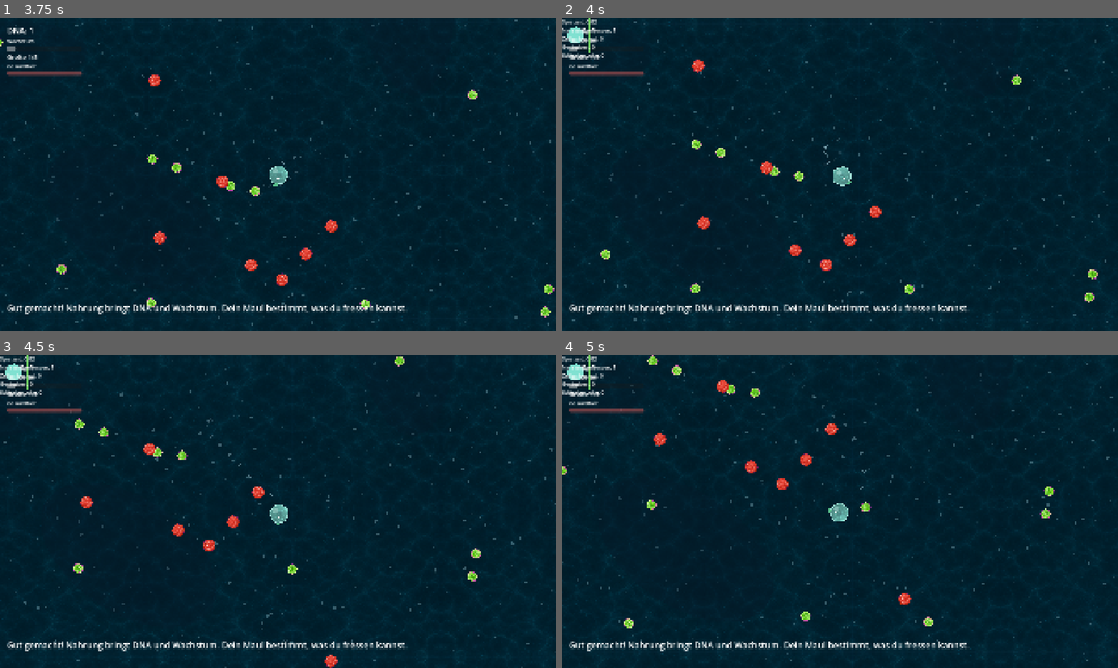
Above: before the commit, frames 1-4 (two rows, left to right).
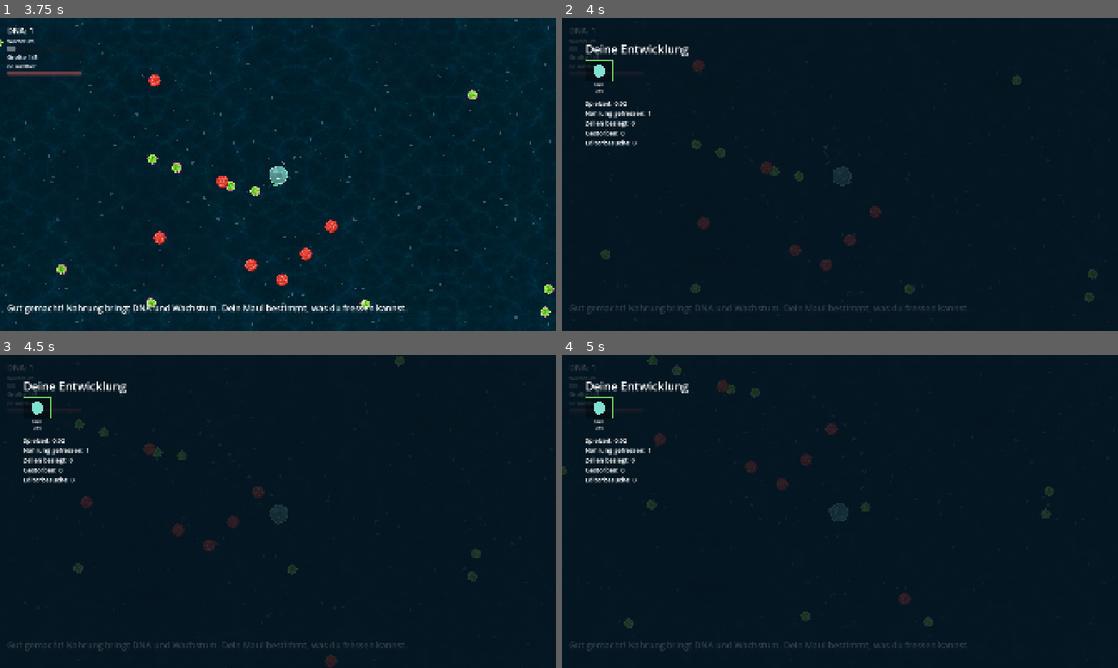
Above: after the commit, the same moments.

Repository: Mayo73/agenthub-backup
Game: Godot game, scene res://scenes/main.tscn
The game is run twice, just before and just after one commit, with the same random seed, the same clock (stepped at 60 frames per second) and the same inputs.
Inputs (mouse positions are in pixels of both pictures, inside the frame that each line leads up to):
- Up to frame 1 (3.75 s): click "Neue Partie: Pflanzenfresser" at 0.5 s; click "Neue Partie: Fleischfresser" at 1.25 s; tap Enter at 2 s; move the mouse to (400, 158) at 2.02 s; hold D (rechts) 2.03-2.75 s; hold W (hoch) 2.03-2.75 s; tap E (entwickeln) at 2.1 s; click (400, 158) at 2.17 s; drag from (166, 190) to (250, 237) at 2.77 s; move the mouse to (333, 105) at 3.52 s; hold D (rechts) from 3.53 s (still down); hold S (runter) from 3.53 s (still down); click (333, 105) at 3.67 s
- Up to frame 2 (4 s): keep holding D (rechts); keep holding S (runter); tap T (zeitstrahl) at 3.8 s
- Up to frame 3 (4.5 s): release D (rechts) at 4.25 s; release S (runter) at 4.25 s; drag from (250, 574) to (111, 464) at 4.27 s
- Up to frame 4 (5 s): no input

Frame 1 is identical in both runs. In frame 2, 5.4% of the frame differs, in the area x 0-100%, y 0-100%; in frame 3, 5.5%; in frame 4, 5.5%.

Commit message:
Review: Zeitstrahl nachgebessert, T-0433 Knopf "Zum Fisch entwickeln"
- TimelineView: Titel, Leiste und Statistik in einer VBox mit Hintergrund,
  Abstand GAP als Theme-Konstante; use_fullscreen() im Spiel, use_compact()
  im Editor statt Titel nach dem ersten Zeigen dauerhaft auszublenden
- TimelineItem: Beschriftungen fest unter dem Bild statt vor dem Layout
  berechnet
- Editor: Zeitstrahl liegt jetzt im Panel (vorher unter dem Hintergrund),
  die Zellansicht ist nicht mehr um 170 px verschoben
- start_new: Starteintrag erst nach Ernaehrung und Aussehen der neuen Zelle
- Pausemenue: Zeitstrahl direkt unter Weiter, Oeffnen aus der Pause hebt
  die Pause richtig auf; T oeffnet ihn nicht im Menue oder Editor
- test_pause_menu.gd: die von T-0429 entfernten Tests wiederhergestellt
- T-0433 selbst umgesetzt (5 Fehlversuche: Lambdas fingen bool-Werte ein)
- leere Datei run_tests.gd.py entfernt

Co-Authored-By: Claude Opus 5.5 <noreply@anthropic.com>

Diff:
--- a/scripts/cell_editor.gd
+++ b/scripts/cell_editor.gd
@@ -4,6 +4,8 @@
 
 ## Neuer Aufbau nach Bestätigen, unveränderter Aufbau nach Abbrechen.
 signal finished(build: CellBuild)
+## Klick auf „Zum Fisch entwickeln“: der aktuelle Aufbau (DNA ist schon verrechnet).
+signal evolve_requested(build: CellBuild)
 
 const COLORS := [Color("#7FE0D0"), Color("#6CCB5F"), Color("#E0C060"), Color("#D98FE0"), Color("#E07F7F"), Color("#7FA8E0")]
 
@@ -22,6 +24,8 @@
 var redo_button: Button
 var symmetry_button: CheckButton
 var background_image: TextureRect
+var evolve_button: Button
+var evolve_hint: Label
 var look: CellLook
 var look_box: VBoxContainer
 var color_buttons: Array[Button] = []
@@ -47,18 +51,18 @@
 	background_image.stretch_mode = TextureRect.STRETCH_KEEP_ASPECT_COVERED
 	background_image.mouse_filter = Control.MOUSE_FILTER_IGNORE
 	view_layer.add_child(background_image)
-	timeline_view = TimelineView.new()
-	timeline_view.name = "Timeline"
-	timeline_view.position = Vector2(24, 16)
-	timeline_view.custom_minimum_size = Vector2(800, 150)
-	add_child(timeline_view)
 	canvas = CellEditorCanvas.new()
 	canvas.name = "Canvas"
-	canvas.position = Vector2(0, 170)
 	view_layer.add_child(canvas)
 	panel = CellEditorPanel.new()
 	panel.name = "Panel"
 	add_child(panel)
+	# Zeitstrahl oben zwischen Teile-Auswahl (links) und Info-Spalte (rechts)
+	timeline_view = TimelineView.new()
+	timeline_view.name = "Timeline"
+	timeline_view.position = Vector2(420, 16)
+	timeline_view.use_compact(Vector2(1080, 144))
+	panel.add_child(timeline_view)
 	tools = HBoxContainer.new()
 	tools.name = "Tools"
 	tools.position = Vector2(24, 990)
@@ -79,6 +83,17 @@
 	panel.part_selected.connect(func(id: String) -> void: canvas.place_id = id)
 	panel.confirm_pressed.connect(confirm)
 	panel.cancel_pressed.connect(cancel)
+	evolve_button = Button.new()
+	evolve_button.name = "EvolveButton"
+	evolve_button.text = "Zum Fisch entwickeln"
+	evolve_button.custom_minimum_size = Vector2(360, 52)
+	evolve_button.disabled = true
+	panel.info.add_child(evolve_button)
+	evolve_hint = Label.new()
+	evolve_hint.name = "EvolveHint"
+	evolve_hint.visible = false
+	panel.info.add_child(evolve_hint)
+	evolve_button.pressed.connect(evolve)
 	canvas.changed.connect(_on_changed)
 
 	look_box = VBoxContainer.new()
@@ -204,3 +219,21 @@
 ## Zeitstrahl anzeigen, damit man sieht, woher die Zelle kommt.
 func show_timeline(t: EvolutionTimeline) -> void:
 	timeline_view.show_timeline(t)
+
+
+## Sperrt oder öffnet den Knopf „Zum Fisch entwickeln“; hint sagt, was noch fehlt.
+func set_fish_ready(ready: bool, hint: String) -> void:
+	evolve_button.disabled = not ready
+	evolve_hint.text = hint
+	evolve_hint.visible = not ready and hint != ""
+
+
+## Wie confirm(), meldet den Aufbau aber mit evolve_requested statt finished.
+func evolve() -> void:
+	if evolve_button.disabled:
+		return
+	var b := session.confirm(progress)
+	if b == null:
+		return
+	confirmed = true
+	evolve_requested.emit(b)
--- a/scripts/evolution_timeline.gd
+++ b/scripts/evolution_timeline.gd
@@ -33,10 +33,6 @@
 
 func add_without_phase(kind: String, label: String, diet: String, time: float, color: Color) -> void:
 	add(kind, label, diet, time, color, "zelle")
-
-
-func start_new(diet: String) -> void:
-	entries.clear()
 
 
 func size() -> int:
--- a/scripts/main.gd
+++ b/scripts/main.gd
@@ -169,6 +169,7 @@
 
 	timeline_view = TimelineView.new()
 	timeline_view.name = "TimelineView"
+	timeline_view.use_fullscreen()
 	var timeline_layer = CanvasLayer.new()
 	timeline_layer.name = "TimelineLayer"
 	timeline_layer.layer = 6
@@ -453,6 +454,7 @@
 	editor.show_timeline(timeline)
 	editor.set_look(player.look.copy())
 	editor.finished.connect(close_editor)
+	editor.set_fish_ready(FishReadiness.is_ready(progress, unlocks), FishReadiness.missing_text(progress, unlocks))
 	hint("editor")
 	editor.canvas.changed.connect(func() -> void: audio.play("teil_setzen"))
 	add_click_sounds(editor)
@@ -484,12 +486,12 @@
 	player_health.reset()
 	unlocks = PartUnlocks.new()
 	mate = MateCall.new()
-	timeline.start_new(diet)
-	add_timeline(EvolutionTimeline.START, "Start")
 	player.diet = diet
 	player.set_build(CellBuild.starter(diet))
 	player.set_stage(0)
 	player.set_look(CellLook.new())
+	timeline = EvolutionTimeline.new()
+	add_timeline(EvolutionTimeline.START, "Start")
 	hud.show_progress(progress)
 	autosave = true
 	hints = TutorialHints.new()
@@ -569,13 +571,14 @@
 
 func _on_pause_open_timeline() -> void:
 	if paused:
-		paused = false
-		pause_menu.close()
+		toggle_pause()
 	toggle_timeline()
 
 
 ## Öffnet/Schließt die Zeitstrahl-Ansicht.
 func toggle_timeline() -> void:
+	if not timeline_view.visible and (in_menu or editor_open):
+		return
 	if timeline_view.visible:
 		timeline_view.visible = false
 	else:
--- a/scripts/pause_menu.gd
+++ b/scripts/pause_menu.gd
@@ -35,9 +35,9 @@
 	title.add_theme_font_size_override("font_size", 48)
 	box.add_child(title)
 	resume_button = _button("Weiter")
+	timeline_button = _button("Zeitstrahl")
 	settings_button = _button("Einstellungen")
 	main_menu_button = _button("Hauptmenü")
-	timeline_button = _button("Zeitstrahl")
 	quit_button = _button("Beenden")
 	resume_button.pressed.connect(func() -> void: resume.emit())
 	settings_button.pressed.connect(func() -> void: open_settings.emit())
--- a/scripts/timeline_item.gd
+++ b/scripts/timeline_item.gd
@@ -1,81 +1,57 @@
 class_name TimelineItem
 extends Control
-## Ein Eintrag im Zeitstrahl: Bild der Lebensform mit farbigem Rand und zwei Labels.
+## Ein Eintrag im Zeitstrahl: Bild der Lebensform mit farbigem Rand, darunter Beschriftung und Zeit.
+
+const BORDER_WIDTH := 4.0
+const LABEL_FONT_SIZE := 14
+const PICTURE_HEIGHT := 72.0
 
 var entry: Dictionary
-const BORDER_WIDTH := 4
-const LABEL_FONT_SIZE := 14
+var name_label: Label
+var time_label: Label
 
 
 func _init() -> void:
 	custom_minimum_size = Vector2(96, 120)
+	mouse_filter = Control.MOUSE_FILTER_IGNORE
 
 
 static func create(timeline_entry: Dictionary) -> TimelineItem:
 	var item := TimelineItem.new()
 	item.entry = timeline_entry
+	item.name_label = item._label(str(timeline_entry["label"]), PICTURE_HEIGHT)
+	item.time_label = item._label(EvolutionTimeline.time_text(timeline_entry["time"]), PICTURE_HEIGHT + 22.0)
 	return item
 
 
-func _ready() -> void:
-	# Labels unter dem Bild erstellen
-	var lbl_label := Label.new()
-	lbl_label.name = "LabelLabel"
-	lbl_label.text = entry["label"]
-	lbl_label.add_theme_font_size_override("font_size", LABEL_FONT_SIZE)
-	add_child(lbl_label)
-
-	var lbl_time := Label.new()
-	lbl_time.name = "LabelTime"
-	lbl_time.text = EvolutionTimeline.time_text(entry["time"])
-	lbl_time.add_theme_font_size_override("font_size", LABEL_FONT_SIZE)
-	add_child(lbl_time)
-
-	# Labels positionieren
-	_update_labels()
+func _label(text: String, y: float) -> Label:
+	var l := Label.new()
+	l.text = text
+	l.horizontal_alignment = HORIZONTAL_ALIGNMENT_CENTER
+	l.position = Vector2(0, y)
+	l.size = Vector2(custom_minimum_size.x, 20)
+	l.clip_text = true
+	l.add_theme_font_size_override("font_size", LABEL_FONT_SIZE)
+	add_child(l)
+	return l
 
 
 func _draw() -> void:
 	var border_color: Color = EvolutionTimeline.diet_color(entry["diet"])
-	var center: Vector2 = size / 2.0
-	var min_edge: float = min(size.x, size.y)
-
-	# Rahmen mit Farbe je Ernährung (Breite BORDER_WIDTH)
-	draw_rect(Rect2(Vector2.ZERO, size), border_color, false, BORDER_WIDTH)
-
-	# Inhalt in der Mitte zeichnen
-	if entry["phase"] == "zelle":
-		# Kreis für Zelle in entry["color"]
-		var radius: float = min_edge / 2.0 * 0.6
+	var box := Rect2(Vector2.ZERO, Vector2(size.x, PICTURE_HEIGHT))
+	draw_rect(box, Color(0, 0, 0, 0.35), true)
+	draw_rect(box, border_color, false, BORDER_WIDTH)
+	var center := box.get_center()
+	var radius := PICTURE_HEIGHT * 0.3
+	if entry["phase"] == "fisch":
+		draw_colored_polygon(_ellipse(center, radius * 2.0, radius, 24), entry["color"])
+	else:
 		draw_circle(center, radius, entry["color"])
-	elif entry["phase"] == "fisch":
-		# Ellipse (Polygon aus 24 Punkten), doppelt so breit wie hoch
-		var ellipse_width: float = min_edge * 0.75
-		var ellipse_height: float = ellipse_width / 2.0
-		var points: PackedVector2Array = _build_ellipse(center, ellipse_width, ellipse_height, 24)
-		draw_colored_polygon(points, entry["color"])
 
 
-func _build_ellipse(center: Vector2, width: float, height: float, point_count: int) -> PackedVector2Array:
-	var points: PackedVector2Array = PackedVector2Array()
-	for i in range(point_count):
-		var angle: float = (i / float(point_count)) * TAU
-		var x: float = center.x + (width / 2.0) * cos(angle)
-		var y: float = center.y + (height / 2.0) * sin(angle)
-		points.append(Vector2(x, y))
+func _ellipse(center: Vector2, half_width: float, half_height: float, point_count: int) -> PackedVector2Array:
+	var points := PackedVector2Array()
+	for i in point_count:
+		var angle := TAU * i / point_count
+		points.append(center + Vector2(cos(angle) * half_width, sin(angle) * half_height))
 	return points
-
-
-func _update_labels() -> void:
-	if get_child_count() < 2:
-		return
-
-	var lbl_label: Label = get_node_or_null("LabelLabel") as Label
-	var lbl_time: Label = get_node_or_null("LabelTime") as Label
-	if not lbl_label or not lbl_time:
-		return
-
-	# Labels untereinander zentrieren (unten im Control)
-	var y_pos: float = size.y - lbl_label.size.y - lbl_time.size.y - 10
-	lbl_label.position = Vector2((size.x - lbl_label.size.x) / 2.0, y_pos)
-	lbl_time.position = Vector2((size.x - lbl_time.size.x) / 2.0, y_pos + lbl_label.size.y + 5)
--- a/scripts/timeline_view.gd
+++ b/scripts/timeline_view.gd
@@ -1,54 +1,65 @@
 class_name TimelineView
 extends Control
 ## Leiste mit Einträgen einer EvolutionTimeline: je ein Bild der Lebensform mit farbigem Rand.
+## Im Spiel als Vollbild (mit Titel und Statistik), im Zelleditor als schmale Leiste ohne Titel.
 
 const ITEM_SIZE := Vector2(96, 120)
+const GAP := 12.0
 
 var timeline: EvolutionTimeline
+var backdrop: ColorRect
+var content: VBoxContainer
 var strip: HBoxContainer
 var title_label: Label
 var stats_label: Label
 
 
 func _init() -> void:
+	mouse_filter = Control.MOUSE_FILTER_IGNORE
+	backdrop = ColorRect.new()
+	backdrop.name = "Backdrop"
+	backdrop.color = Color(0.02, 0.08, 0.12, 0.82)
+	backdrop.set_anchors_preset(Control.PRESET_FULL_RECT)
+	backdrop.mouse_filter = Control.MOUSE_FILTER_IGNORE
+	add_child(backdrop)
+	content = VBoxContainer.new()
+	content.name = "Content"
+	content.position = Vector2(GAP, GAP)
+	content.add_theme_constant_override("separation", int(GAP))
+	add_child(content)
+	title_label = Label.new()
+	title_label.name = "TitleLabel"
+	title_label.text = "Deine Entwicklung"
+	title_label.add_theme_font_size_override("font_size", 40)
+	content.add_child(title_label)
 	strip = HBoxContainer.new()
 	strip.name = "Strip"
-	add_child(strip)
-
-var timeline_shown := false
-
-func _ready() -> void:
-	# Set spacing after _ready is called, when type checking is complete
-	var temp_spacing: float = 12.0
-	strip.set("spacing", int(temp_spacing))
-
-	title_label = Label.new()
-	title_label.name = "titleLabel"
-	title_label.text = "Deine Entwicklung"
-	title_label.add_theme_font_size_override("font_size", 24)
-	add_child(title_label)
-
+	strip.add_theme_constant_override("separation", int(GAP))
+	content.add_child(strip)
 	stats_label = Label.new()
 	stats_label.name = "StatsLabel"
-	stats_label.add_theme_font_size_override("font_size", 18)
-	add_child(stats_label)
+	stats_label.add_theme_font_size_override("font_size", 22)
+	content.add_child(stats_label)
 
-	if timeline_shown:
-		title_label.visible = false
+
+## Vollbild im Spiel: Titel, Leiste und Statistik mit Abstand zum Rand.
+func use_fullscreen() -> void:
+	set_anchors_preset(Control.PRESET_FULL_RECT)
+	content.position = Vector2(80, 80)
+
+
+## Schmale Leiste (Zelleditor): nur die Bilder, ohne Titel und Statistik.
+func use_compact(box_size: Vector2) -> void:
+	size = box_size
+	title_label.visible = false
+	stats_label.visible = false
+	content.position = Vector2(GAP, GAP)
 
 
 func show_timeline(t: EvolutionTimeline) -> void:
 	timeline = t
-	timeline_shown = true
-
-	if title_label != null:
-		title_label.visible = false
-
-	# Alle Kinder im strip entfernen (mit free())
 	for child in strip.get_children():
 		child.free()
-
-	# Für jeden Eintrag ein TimelineItem anlegen
 	for entry in timeline.entries:
 		var item := TimelineItem.create(entry)
 		item.custom_minimum_size = ITEM_SIZE
--- a/tests/test_cell_editor.gd
+++ b/tests/test_cell_editor.gd
@@ -98,3 +98,29 @@
 	_add_two_timeline_entries()
 	editor.show_timeline(timeline)
 	check_eq(editor.timeline_view.item_count(), 2, "timeline_item_count")
+
+
+func test_fischknopf_gesperrt() -> void:
+	editor.set_fish_ready(false, "Noch 2 Teile finden")
+	check(editor.evolve_button.disabled, "evolve_button gesperrt")
+	check_eq(editor.evolve_hint.text, "Noch 2 Teile finden", "evolve_hint Text")
+	check(editor.evolve_hint.visible, "evolve_hint sichtbar")
+	var got: Array = []
+	editor.evolve_requested.connect(func(b: CellBuild) -> void: got.append(b))
+	editor.evolve_button.pressed.emit()
+	check_eq(got.size(), 0, "gesperrter Knopf sendet nichts")
+
+
+func test_fischknopf_bereit() -> void:
+	var got: Array = []
+	var finished_got: Array = []
+	editor.evolve_requested.connect(func(b: CellBuild) -> void: got.append(b))
+	editor.finished.connect(func(b: CellBuild) -> void: finished_got.append(b))
+	editor.set_fish_ready(true, "")
+	check(not editor.evolve_hint.visible, "evolve_hint unsichtbar, wenn bereit")
+	_place_geissel()
+	editor.evolve_button.pressed.emit()
+	check_eq(got.size(), 1, "evolve_requested gesendet")
+	check_eq(got[0].parts.size(), 4, "Aufbau mit den neuen Teilen")
+	check(editor.confirmed, "confirmed wahr")
+	check_eq(finished_got.size(), 0, "finished nicht gesendet")
--- a/tests/test_main_wiring.gd
+++ b/tests/test_main_wiring.gd
@@ -372,6 +372,7 @@
 
 
 func test_zeitstrahl_aktion() -> void:
+	main.start_new(Diet.PFLANZENFRESSER)
 	var timeline_layer := main.get_node_or_null("TimelineLayer/TimelineView")
 	check(timeline_layer != null, "TimelineLayer existiert")
 	check(InputMap.has_action("zeitstrahl"), "InputMap hat action 'zeitstrahl'")
--- a/tests/test_pause_menu.gd
+++ b/tests/test_pause_menu.gd
@@ -1,28 +1,50 @@
 extends "res://tests/base_test.gd"
 
-
-var pause_menu: PauseMenu
+var menu: PauseMenu
+var got: Array = []
 
 
 func setup() -> void:
-	pause_menu = load("res://scripts/pause_menu.gd").new()
+	menu = PauseMenu.new()
 
 
 func teardown() -> void:
-	pause_menu.free()
+	menu.free()
 
 
-func test_knopf_zeitstrahl_vorhanden() -> void:
-	check(pause_menu.timeline_button != null, "pause_menu.timeline_button ist nicht null")
-	check_eq(pause_menu.timeline_button.text, "Zeitstrahl", "Text des Buttons ist 'Zeitstrahl'")
+func test_start_verborgen() -> void:
+	check(menu.visible == false, "menu.visible sollte falsch sein")
+	check(menu.process_mode == Node.PROCESS_MODE_ALWAYS, "process_mode sollte PROCESS_MODE_ALWAYS sein")
+	check(menu.box.get_child_count() == 6, "box sollte 6 Kinder haben")
 
 
-func test_zeitstrahl_knopf_emitieren() -> void:
-	# Nur Textprüfung da die pause_menu Instanz nicht im Tree ist und _ready() nie aufruft
-	check(pause_menu.timeline_button != null, "timeline_button existiert")
-	check_eq(pause_menu.timeline_button.text, "Zeitstrahl", "Button-Text ist 'Zeitstrahl'")
+func test_oeffnen_schliessen() -> void:
+	menu.open()
+	check(menu.visible == true, "menu.visible sollte nach open() wahr sein")
+	menu.close()
+	check(menu.visible == false, "menu.visible sollte nach close() falsch sein")
 
-	# Signalverbindung prüfen: wenn open_timeline-Signal verbunden wird und Button geklickt wird,
-	# sollte das Signal emittiert werden (geprüft durch separate Prüfung in main.gd)
-	check(pause_menu.get_signal_connection_list("open_timeline").size() >= 0,
-	      "open_timeline existiert als Signal")
+
+func test_signale() -> void:
+	menu.resume.connect(func() -> void: got.append("resume"))
+	menu.open_settings.connect(func() -> void: got.append("open_settings"))
+	menu.to_main_menu.connect(func() -> void: got.append("to_main_menu"))
+	menu.quit_game.connect(func() -> void: got.append("quit_game"))
+	menu.open_timeline.connect(func() -> void: got.append("open_timeline"))
+	menu.resume_button.pressed.emit()
+	menu.settings_button.pressed.emit()
+	menu.main_menu_button.pressed.emit()
+	menu.quit_button.pressed.emit()
+	menu.timeline_button.pressed.emit()
+	check(got.size() == 5, "alle fünf Signale sollten empfangen worden sein")
+	check(got.has("open_timeline"), "open_timeline sollte empfangen worden sein")
+
+
+func test_texte() -> void:
+	check(menu.resume_button.text == "Weiter", "resume_button sollte 'Weiter' zeigen")
+	check(menu.main_menu_button.text == "Hauptmenü", "main_menu_button sollte 'Hauptmenü' zeigen")
+
+
+func test_zeitstrahl_knopf() -> void:
+	check(menu.timeline_button.text == "Zeitstrahl", "timeline_button sollte 'Zeitstrahl' zeigen")
+	check(menu.timeline_button.get_index() == menu.resume_button.get_index() + 1, "Zeitstrahl steht direkt unter Weiter")
Not shown, removed: run_tests.gd.py
